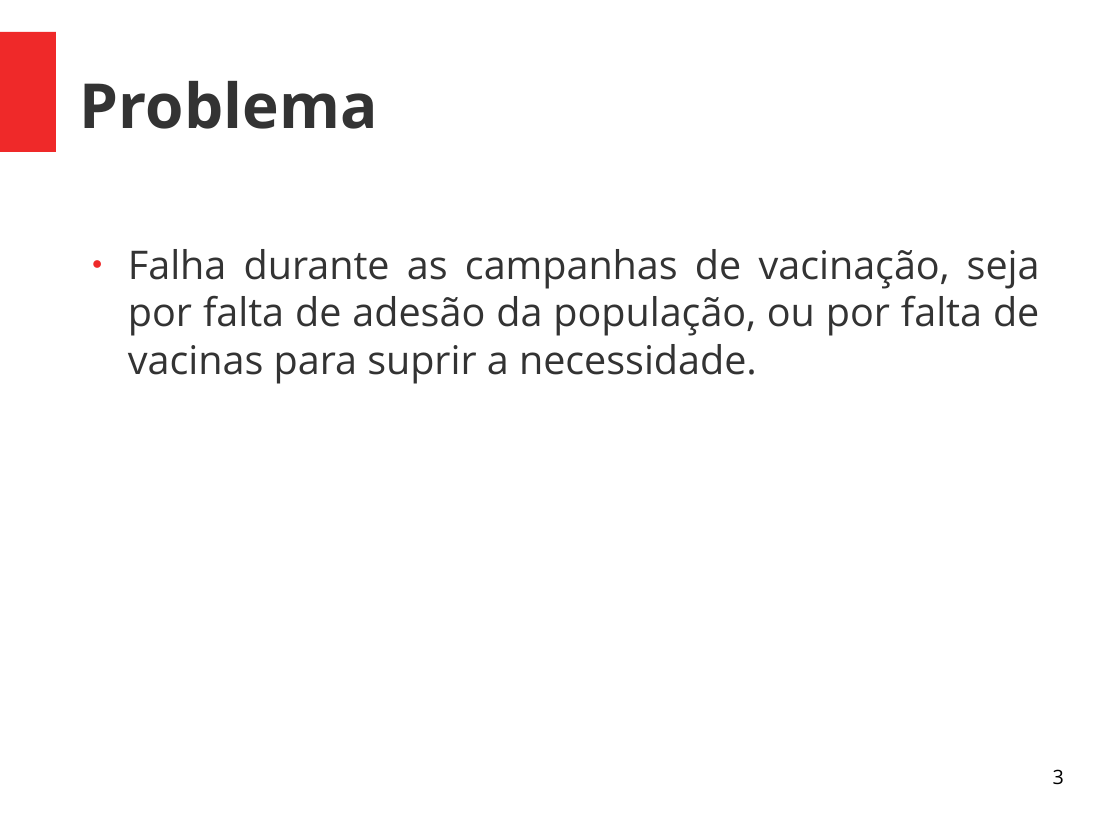
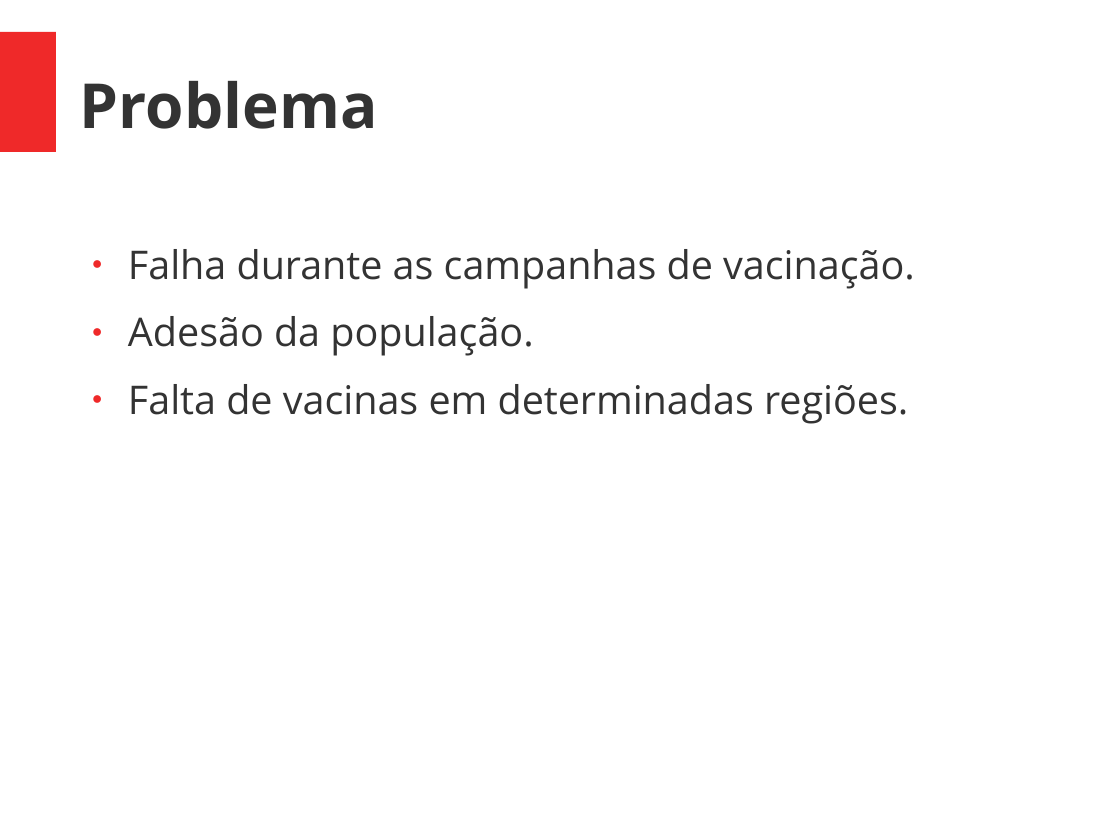
Before and after one commit to Saulodm/TCC, a slide deck: slide 3 of Apresentação/pré banca.odp. Drawn at 1120x840 pixels with LibreOffice and Linux fonts; fonts in the diff are those of the drawing. Boxes give left, top, right and bottom in pixels: in the first picture for what was removed or moved away, otherwise in the second. Text is boxed around its words. In the diff, an @@ line names an element or a change of style, - is before the commit and + after.

```diff
--- a/Apresentação/pré banca.odp
+++ b/Apresentação/pré banca.odp
@@ text at (128, 249, 915, 424): text changed @@
-● Falha durante as campanhas de vacinação, seja por falta de adesão da população, ou por falta de vacinas para suprir a necessidade.
+● Falha durante as campanhas de vacinação.
+● Adesão da população.
+● Falta de vacinas em determinadas regiões.
@@ page number removed at (1053, 769, 1064, 785) @@
-3
```
Also in this commit, not shown: 6 other slides changed, 3 slides added, 5 slides removed, 22 other files.
